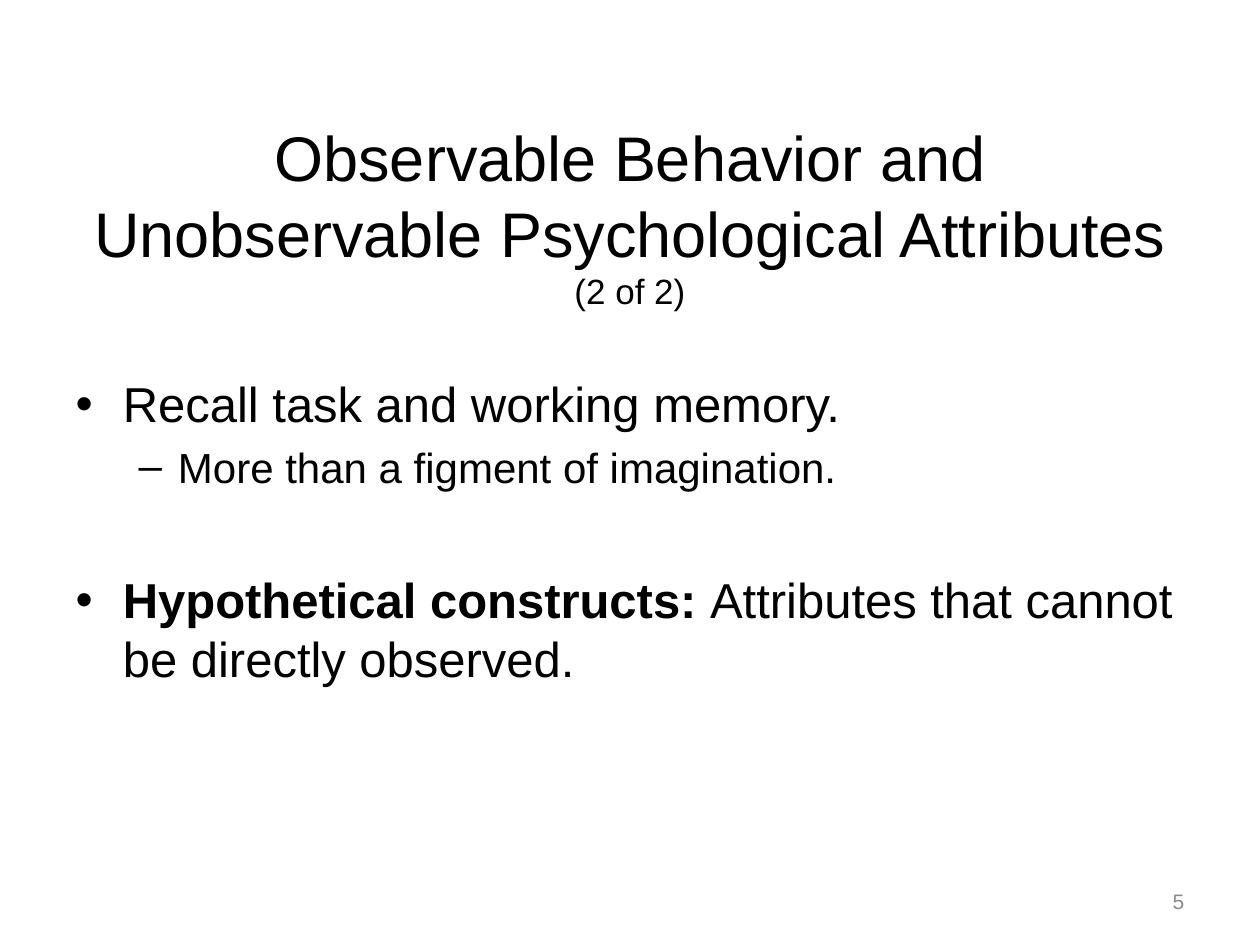
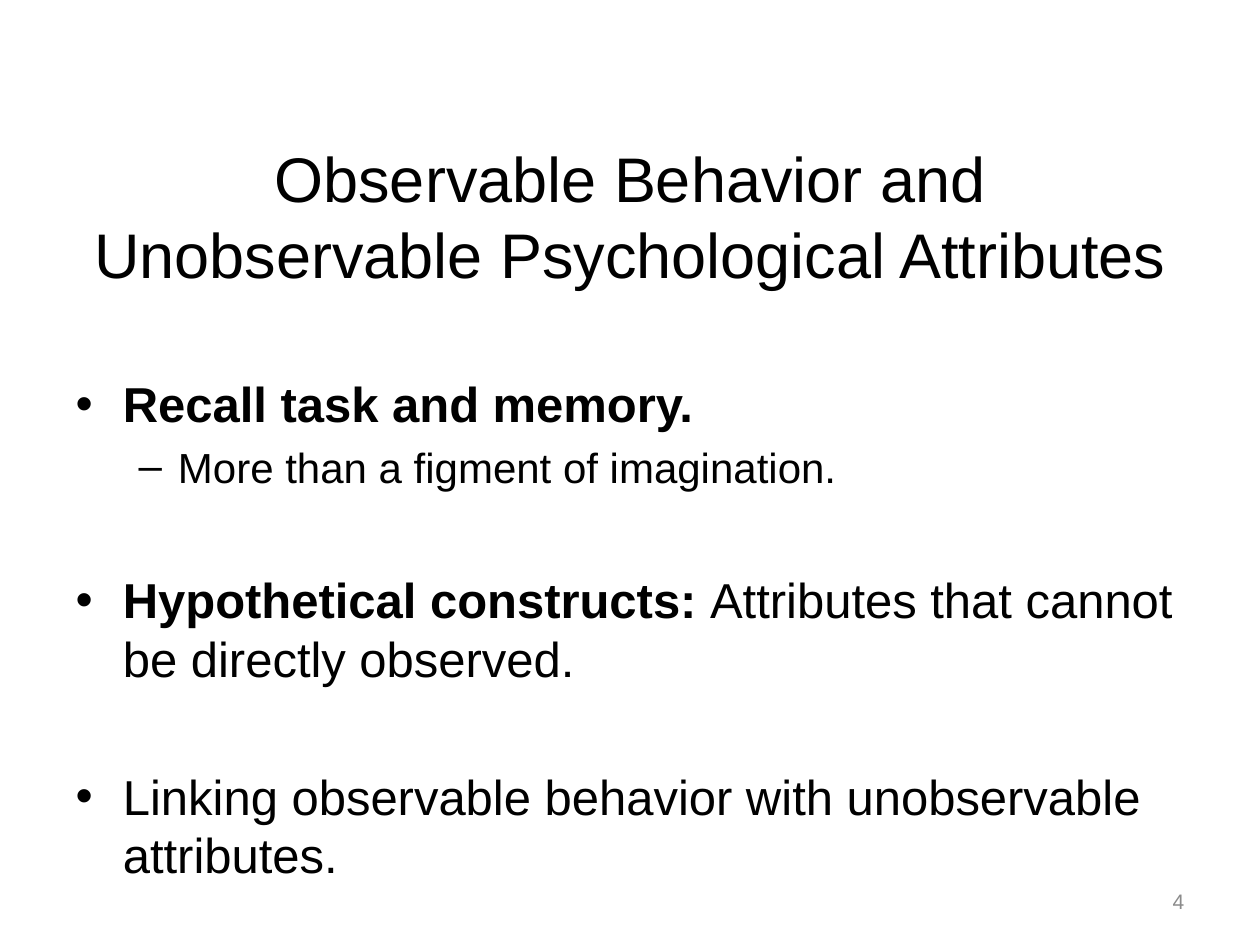
Before and after one commit to npm27/Teaching-Materials, a slide deck: slide 4 of Tests and Eval/Slides/1 Chapter 1.pptx (slide 5 before the commit). Drawn at 1260x945 pixels with LibreOffice and Linux fonts; fonts in the diff are those of the drawing. Boxes give left, top, right and bottom in pixels: in the first picture for what was removed or moved away, otherwise in the second. Text is boxed around its words. In the diff, an @@ line names an element or a change of style, - is before the commit and + after.

```diff
--- a/Tests and Eval/Slides/1 Chapter 1.pptx
+++ b/Tests and Eval/Slides/1 Chapter 1.pptx
@@ title at (94, 156, 1165, 289): text changed @@
-Observable Behavior and Unobservable Psychological Attributes (2 of 2)
+Observable Behavior and Unobservable Psychological Attributes
@@ text at (123, 386, 693, 432): text changed; bold on @@
-• Recall task and working memory.
+• Recall task and memory.
@@ text at (123, 779, 1141, 874): paragraph added @@
+• Linking observable behavior with unobservable attributes.
@@ page number at (1173, 894, 1185, 909): text changed @@
-5
+4
```
Also in this commit, not shown: 3 other slides changed, 1 slide removed.
